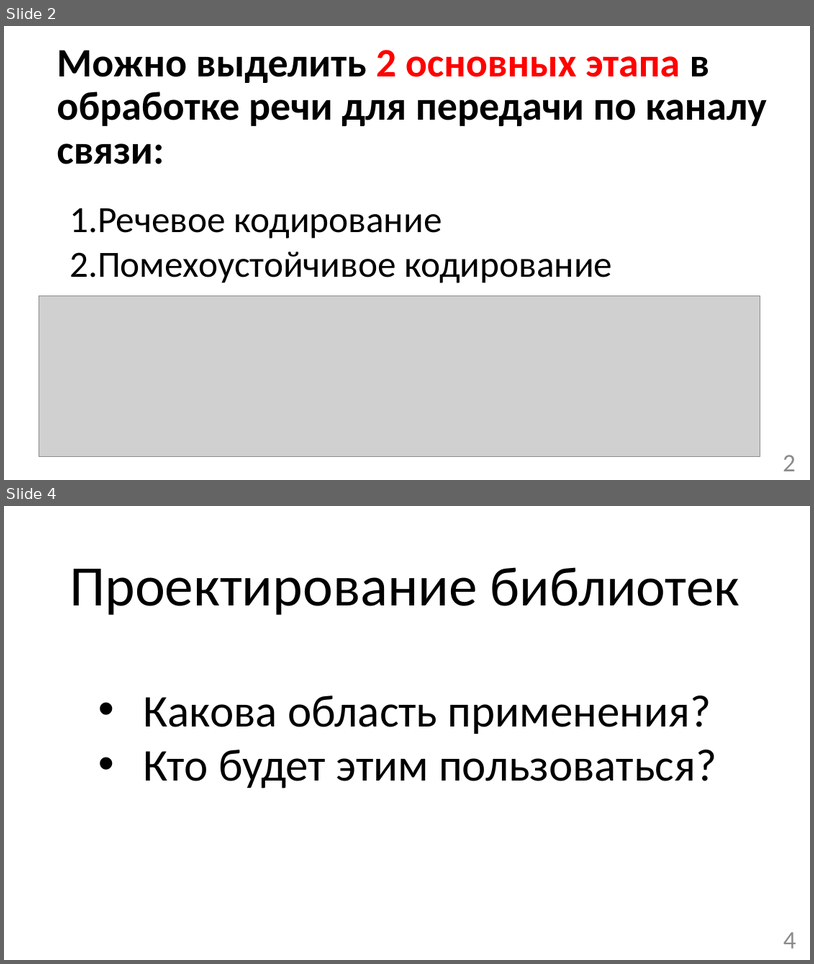
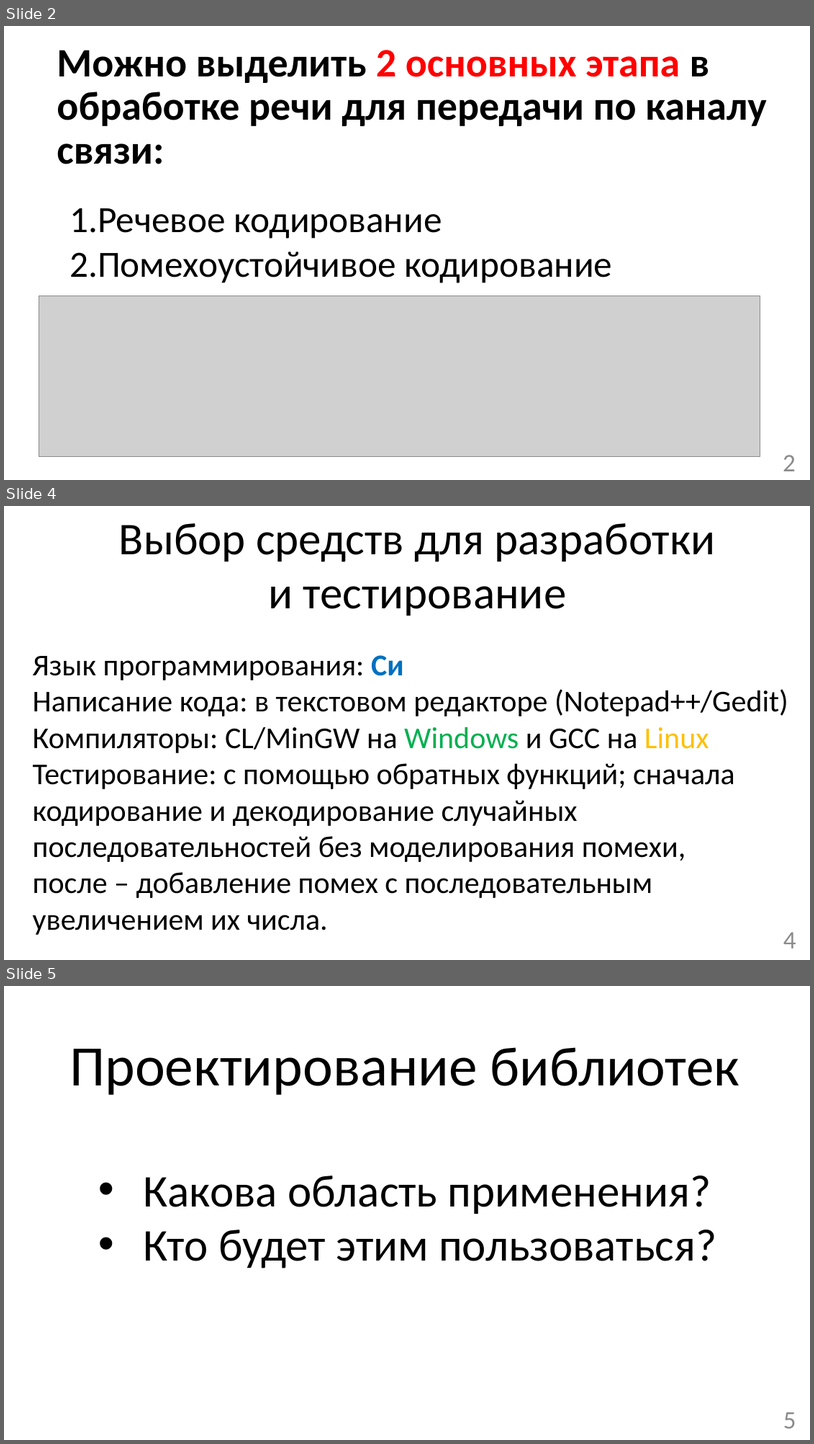
Before and after one commit to mrAdiy/rmsc_bak, a slide deck: Презентация бакалаврской SPEECH.pptx. Shown one above the other, each under a label of ours: slides 2 and 4 before the commit, slides 2, 4 and 5 after it; the slides between them are not shown. The pictures are 814x964 and 814x1444 pixels, drawn with LibreOffice and Linux fonts; fonts in the diff are those of the drawing; grey boxes stand for pictures. Boxes give left, top, right and bottom in pixels: in the first picture for what was removed or moved away, otherwise in the second. Text is boxed around its words. In the diff, an @@ line names an element or a change of style, - is before the commit and + after.

```diff
--- a/Презентация бакалаврской SPEECH.pptx
+++ b/Презентация бакалаврской SPEECH.pptx
@@ slide 4 added at [4,506,810,960], background #FFFFFF @@
@@ text added at [119,523,716,615], 54 pt, text #000000 @@
+Выбор средств для разработки
+и тестирование
@@ text added at [33,655,789,934], 36 pt, text #000000 @@
+Язык программирования: Си
+Написание кода: в текстовом редакторе (Notepad++/Gedit)
+Компиляторы: CL/MinGW на Windows и GCC на Linux
+Тестирование: с помощью обратных функций; сначала
+кодирование и декодирование случайных
+последовательностей без моделирования помехи,
+после – добавление помех с последовательным
+увеличением их числа.
@@ page number added at [784,932,797,948], 30 pt, text #8C8C8C @@
+4
@@ what was slide 4 is now slide 5 @@
@@ page number at [784,1412,797,1428]: text changed @@
-4
+5
```
Also in this commit, not shown: 4 slides changed, 3 other files.
